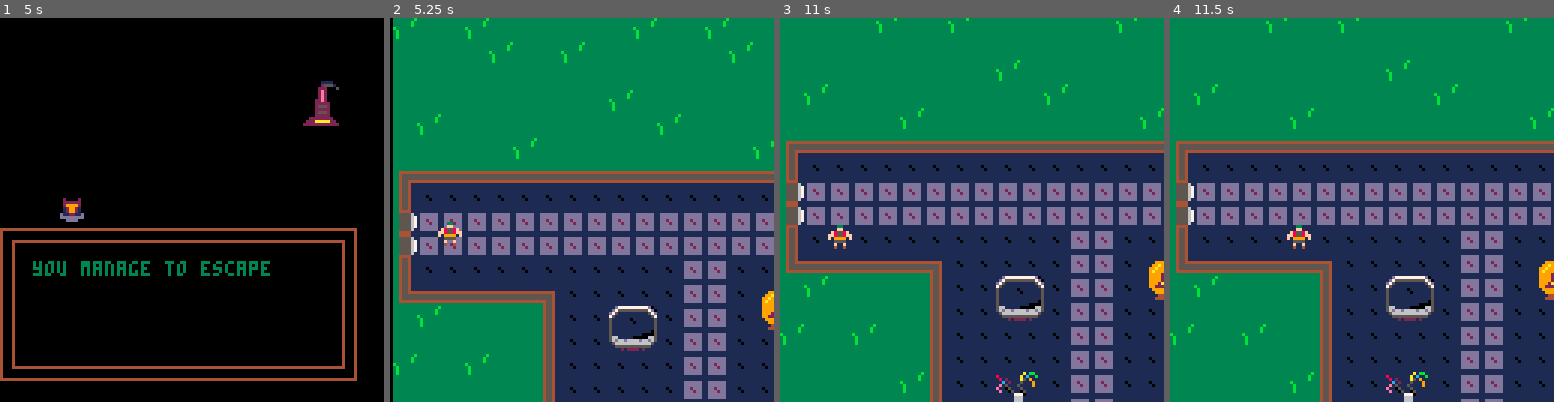
Above: before the commit, frames 1-4 (left to right).
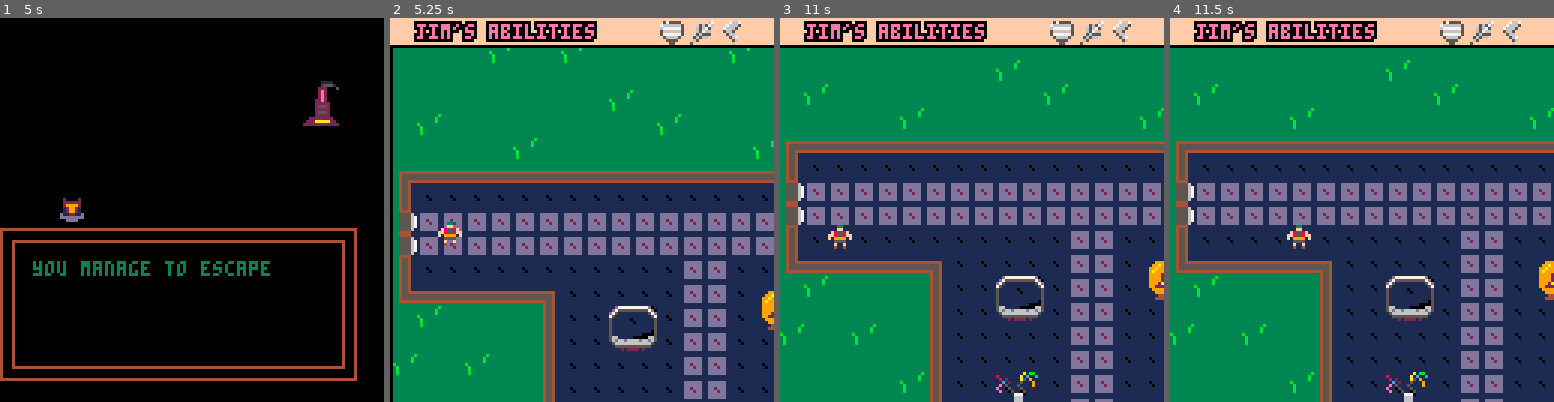
Above: after the commit, the same moments.

Repository: MarkNickerson/GymSim
Game: PICO-8 cartridge gymsim.p8
Same seed, same stepped clock (60 frames per second), same inputs: the game is played once before the commit and once after it.
Inputs:
- Up to frame 1 (5 s): tap X (X key) at 0.33, 1.07, 1.85, 2.97, 4.08 s; tap O (Z key) at 0.7, 1.7, 2.1, 2.5, 2.9, 3.3, 3.7, 4.1, 4.5, 4.9 s; hold Right 1.6-2.1 s; hold Up 2.15-2.42 s; hold Right 2.47-3.03 s; hold Left 3.08-3.58 s; hold Down 3.63-3.97 s; hold Right 4.02-4.68 s; hold Up from 4.73 s (still down)
- Up to frame 2 (5.25 s): release Up at 5.03 s; hold Left from 5.08 s (still down); tap X (X key) at 5.2 s
- Up to frame 3 (11 s): tap O (Z key) every 0.4 s from 5.3 to 10.9 s; release Left at 5.68 s; hold Down 5.73-6.03 s; hold Right 6.08-6.58 s; tap X (X key) every 1.12 s from 6.32 to 10.78 s; hold Right 6.63-7.13 s; hold Up 7.18-7.45 s; hold Right 7.5-8.07 s; hold Left 8.12-8.62 s; hold Down 8.67-9 s; hold Right 9.05-9.72 s; hold Up 9.77-10.07 s; hold Left 10.12-10.72 s; hold Down from 10.77 s (still down)
- Up to frame 4 (11.5 s): release Down at 11.07 s; hold Right from 11.12 s (still down); tap O (Z key) at 11.3 s

Frame 1 is identical in both runs. In frame 2, 7.8% of the frame differs, in the area x 0-100%, y 0-8%; in frame 3, 7.8%; in frame 4, 7.8%.

Commit message:
added jim's boosts to gym scene

Diff:
--- a/gymsim.p8
+++ b/gymsim.p8
@@ -272,6 +272,7 @@
   camera(cam.x, cam.y)
   -- draw player sprite
   spr(1, player.x, player.y)
+  draw_boosts()
 end
 --------------------------------------------------------------------------------
 -- end gym
@@ -331,7 +332,7 @@
     if(score == 20) then
       completed_tasks[2] = true
       change_state(11) -- change state to win splash screen
-      featherboost = true
+      player.featherboost = true
     end
 end
 
@@ -517,7 +518,7 @@
     if (flr(minutetimer/60) == 30) then
       completed_tasks[1] = true
       change_state(8) -- change state to win splash screen
-      runningboost = true
+      player.runningboost = true
     end
 end
 
@@ -990,6 +991,31 @@
    return a - flr(a/b)*b == 0
 end
 
+-- draw boosts in gym
+function draw_boosts()
+  rectfill(cam.x, cam.y, cam.x + 128, cam.y + 9, 15)
+  rectfill(cam.x, cam.y+9, cam.x + 128, cam.y+9.5 , 0)
+  local text = "jim's abilities"
+  write(text, cam.x + 8, cam.y +1, 14)
+  if(player.runningboost == true) then
+    spr(48, cam.x + 110, cam.y+1)
+  else
+    spr(49, cam.x + 110, cam.y+1)
+  end
+
+  if(player.featherboost == true) then
+    spr(50, cam.x + 100, cam.y+1)
+  else
+    spr(51, cam.x + 100, cam.y+1)
+  end
+
+  if(player.punchingboost == true) then
+    spr(52, cam.x + 90, cam.y+1)
+  else
+    spr(53, cam.x + 90, cam.y+1)
+  end
+end
+
 -- draw hearts ui
 function draw_hearts()
   rectfill(0, 0, 128, 8, 12)
@@ -1150,22 +1174,22 @@
 66677666666666661dddddd1cccccccc4cc99cc4d112211d0088880000555500005770006686888611199a999ea99111e1105111511111115111111101111115
 66677666666666661dddddd1cccccccc4cccccc4dddddddd000880000005500005000000668666861119a999e99a91111e110511051111115111111111111115
 666776666666666611111111cccccccc4555555400dddd0000000000000000005000000066868886111999929999911111111177701111115111111111111115
-00000000000000002222222222222222222222222222222222225555000000000000000000000000111999922999911111111166611111115111111111111105
-00000000000000002222222222222222492222942221222222222555000000000000000000000000111999922999911111111166611111115111111111100005
-000000000000000022222222222222224292292422611002222255550000000000000000000000001119992aa299911111111156511111115661111100000665
-000000000000000022222222222222224229922426651502222d55250000000000000000000000001119922222299011111111565110011156d66d6666d66d65
-0000000000000000222222222222222242222224265555527766d222000000000000000000000000111199999999000111111155510001111566666666666651
-000000000000000022222222222222224222222425555dd276662222000000000000000000000000111119999990001111115555555011111155555555555511
-00000000000000002222222222222222555555552266662266662222000000000000000000000000111111444400011111155511155511111111212222121111
-00000000000000002666666222222222555555552222222266662222000000000000000000000000111114444441111111555111115551111111111111111111
-00000000000000000000000000000000000000000000000000000000000000000000000000000000000000000000000000000000000000000000000000000000
-00000000000000000000000000000000000000000000000000000000000000000000000000000000000000000000000000000000000000000000000000000000
-00000000000000000000000000000000000000000000000000000000000000000000000000000000000000000000000000000000000000000000000000000000
-00000000000000000000000000000000000000000000000000000000000000000000000000000000000000000000000000000000000000000000000000000000
-00000000000000000000000000000000000000000000000000000000000000000000000000000000000000000000000000000000000000000000000000000000
-00000000000000000000000000000000000000000000000000000000000000000000000000000000000000000000000000000000000000000000000000000000
-00000000000000000000000000000000000000000000000000000000000000000000000000000000000000000000000000000000000000000000000000000000
-00000000000000000000000000000000000000000000000000000000000000000000000000000000000000000000000000000000000000000000000000000000
+00000000000000002222222222222222222222222222222226666662000000000000000000000000111999922999911111111166611111115111111111111105
+00000000000000002222222222222222492222942221222226222262000000000000000000000000111999922999911111111166611111115111111111100005
+000000000000000022222222222222224292292422611002666666660000000000000000000000001119992aa299911111111156511111115661111100000665
+000000000000000022222222222222224229922426651502668688860000000000000000000000001119922222299011111111565110011156d66d6666d66d65
+00000000000000002222222222222222422222242655555268868666000000000000000000000000111199999999000111111155510001111566666666666651
+000000000000000022222222222222224222222425555dd266868886000000000000000000000000111119999990001111115555555011111155555555555511
+00000000000000002222222222222222555555552266662266866686000000000000000000000000111111444400011111155511155511111111212222121111
+00000000000000002666666222222222555555552222222266868886000000000000000000000000111114444441111111555111115551111111111111111111
+0007aa70000766700000008e000000670676ddd00575555000000000000000000000000000000000000000000000000000000000000000000000000000000000
+007aaa900076665000028ce800056576788888867666666500000000000000000000000000000000000000000000000000000000000000000000000000000000
+07aaa9000766650000828ec0006567506999999d6777777500000000000000000000000000000000000000000000000000000000000000000000000000000000
+09aa9000056650000082e88000657660d888888d5666666500000000000000000000000000000000000000000000000000000000000000000000000000000000
+009aa0000056600000c8222000565550d999999d5777777500000000000000000000000000000000000000000000000000000000000000000000000000000000
+0009a70000056700056c8800056566000d8888d00566665000000000000000000000000000000000000000000000000000000000000000000000000000000000
+00009a0000005600065000000650000000d99d000055550000000000000000000000000000000000000000000000000000000000000000000000000000000000
+0000a000000060005000000050000000000dd000000550000000000000000000000000000000000000000000000000000000000000000000000000000000000000000000000000000
 00000000000000777700000000000000000000000000000000000000000000000000000000000000000000000000000000000000000000000000000000000000
 0000000000000d6666d0000000000001111000000000000000000000000000000000000000000000000000000000000000000000000000000000000000000000
 00000000000075666657000000000002555100000000000000000000000000000000000000000000000000000000000000000000000000000000000000000000
